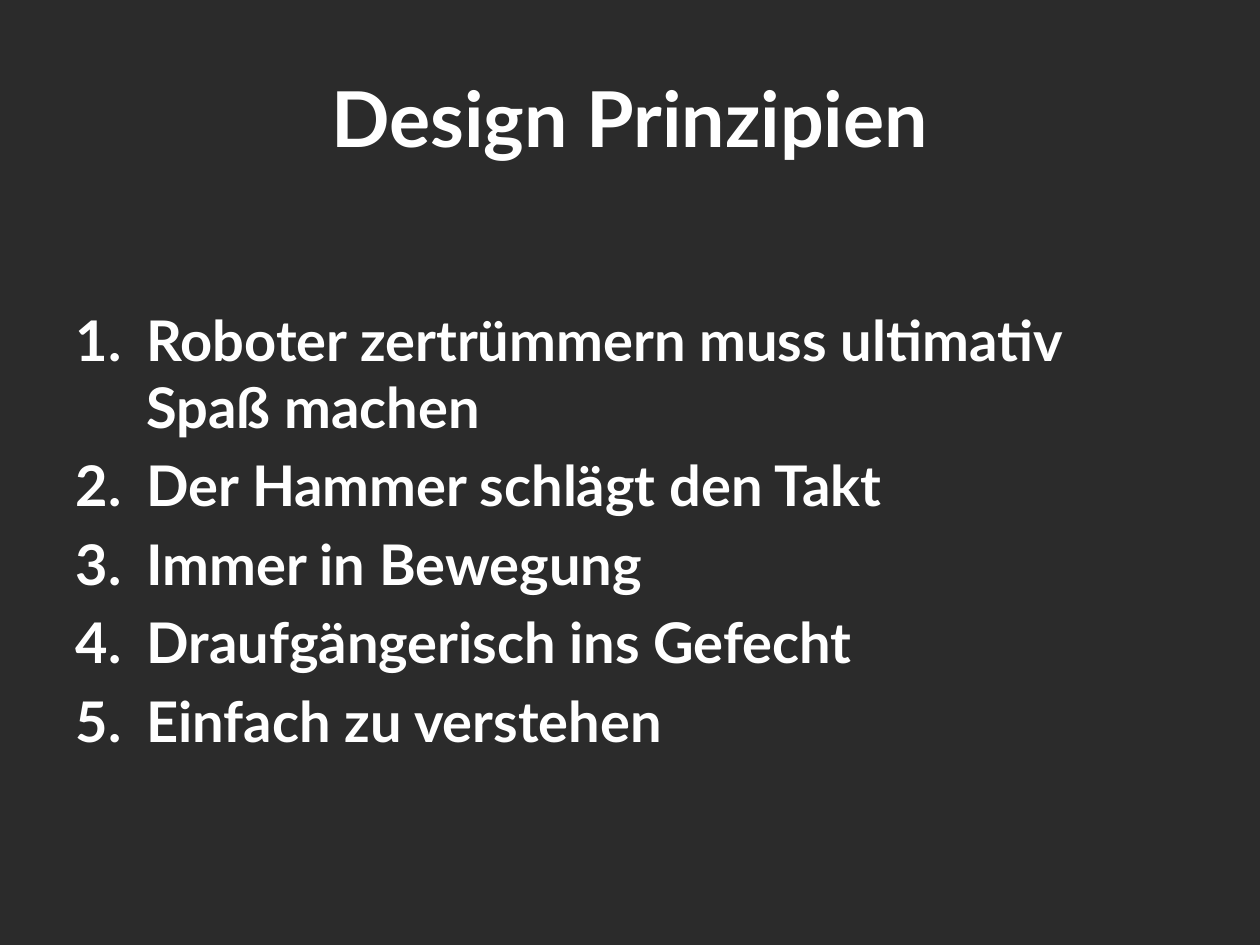
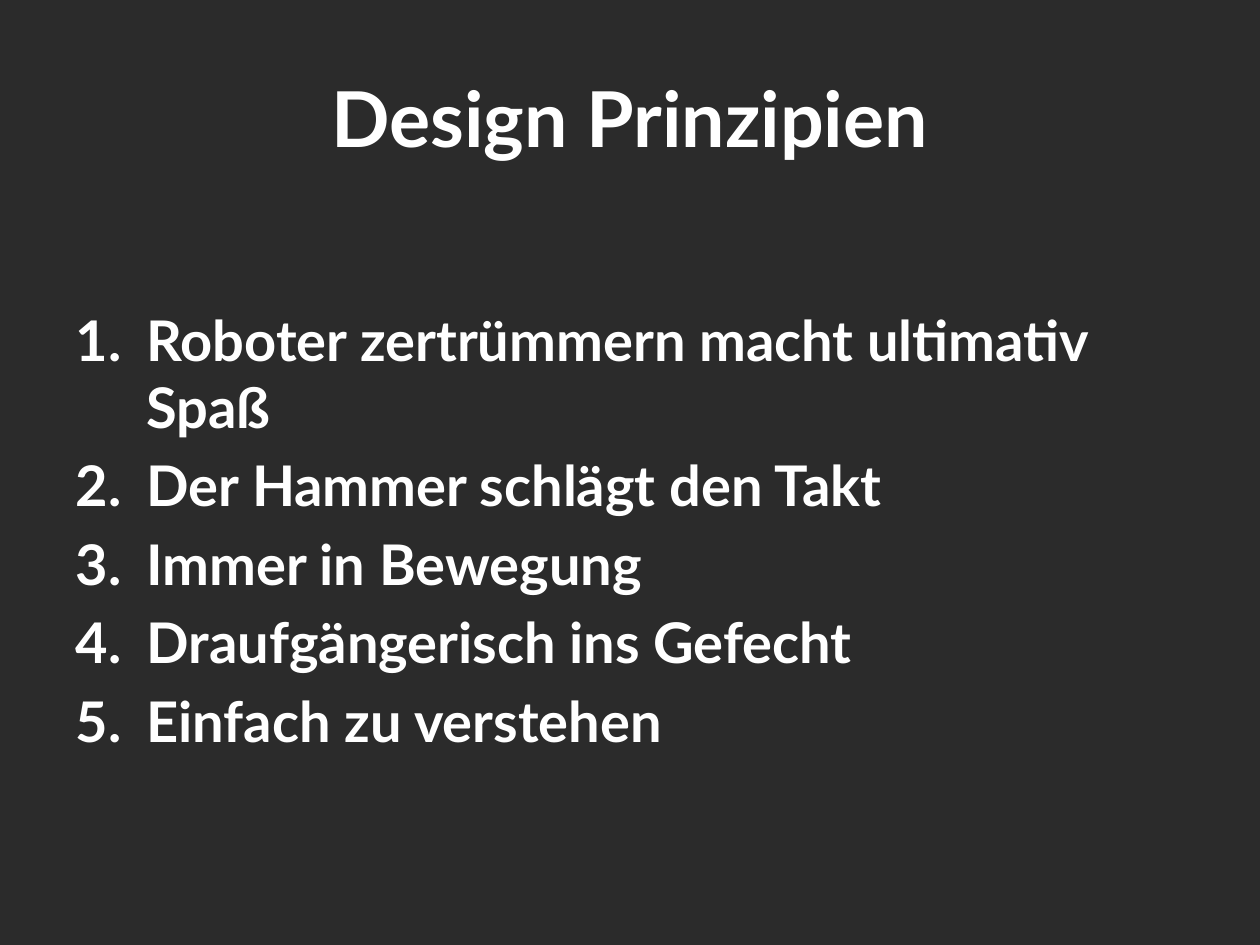
Before and after one commit to Assertores/HammerMan, a slide deck: slide 3 of Documentation/PowerPoint/HammerjaegerGoldmaster.pptx. Drawn at 1260x945 pixels with LibreOffice and Linux fonts; fonts in the diff are those of the drawing; background and template pictures are left out; a plain dark background stands for a picture behind light text. Boxes give left, top, right and bottom in pixels: in the first picture for what was removed or moved away, otherwise in the second. Text is boxed around its words. In the diff, an @@ line names an element or a change of style, - is before the commit and + after.

```diff
--- a/Documentation/PowerPoint/HammerjaegerGoldmaster.pptx
+++ b/Documentation/PowerPoint/HammerjaegerGoldmaster.pptx
@@ text at <box>146,319,1089,438</box>: text changed @@
-1. Roboter zertrümmern muss ultimativ Spaß machen
+1. Roboter zertrümmern macht ultimativ Spaß
```
Also in this commit, not shown: 1 other slide changed, 1 slide added, 1 other file.
